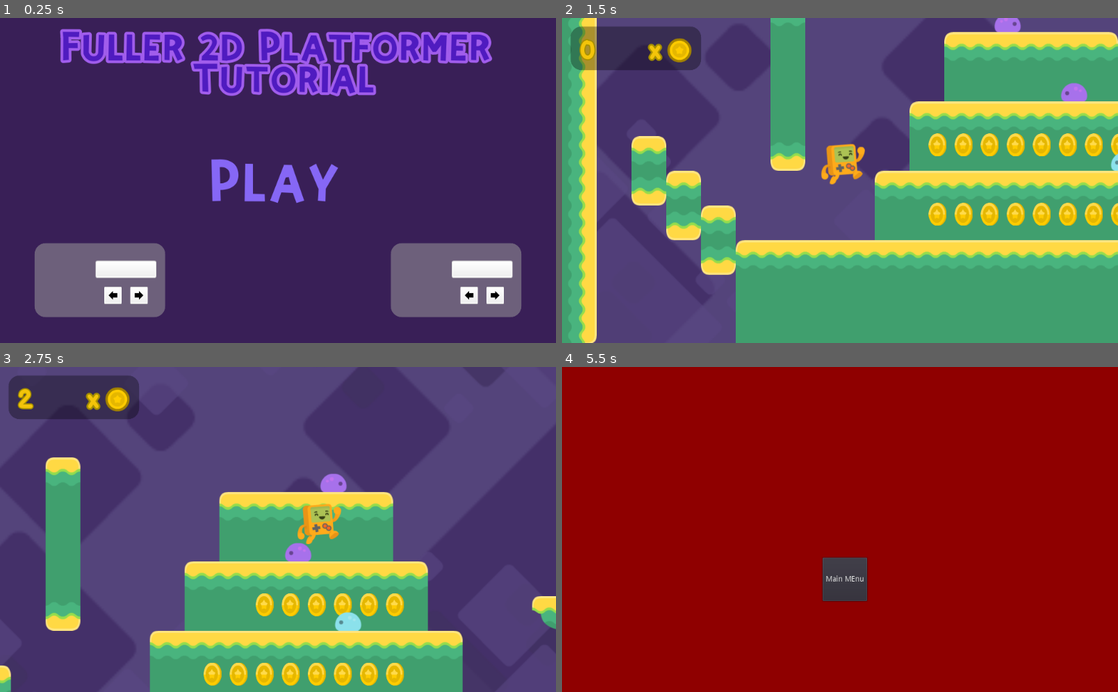
Above: before the commit, frames 1-4 (two rows, left to right).
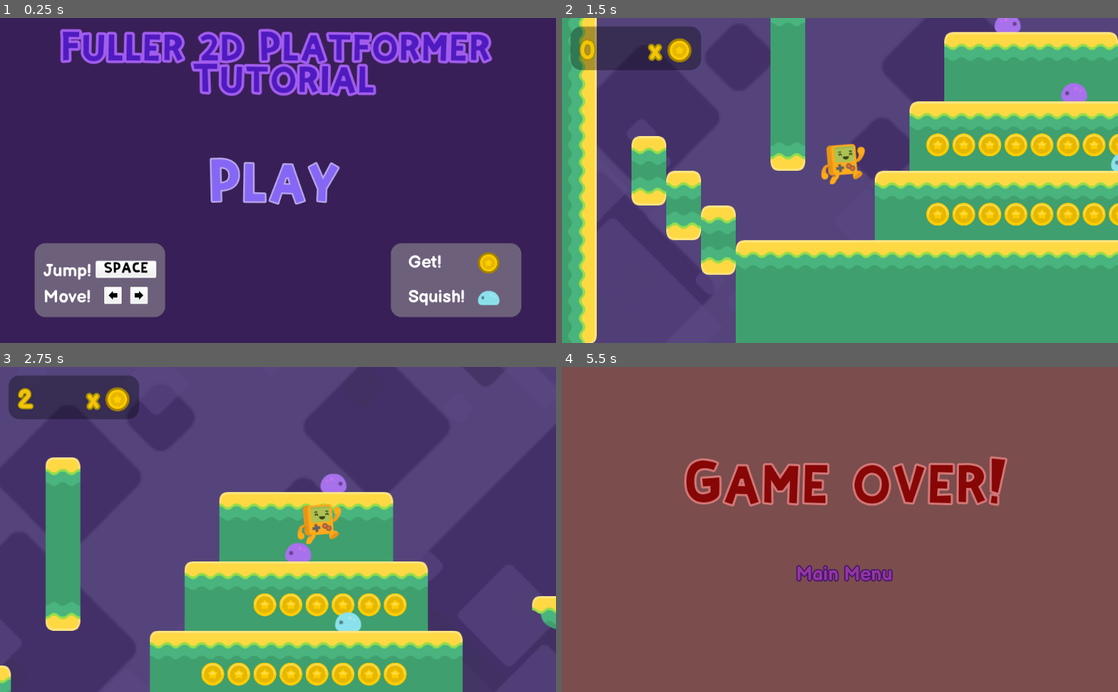
Above: after the commit, the same moments.

Repository: CrabbitSlater/Godot_2D_Tutorial_adv
Game: Godot game, scene res://Assets/TitleMenu.tscn
Same seed, same stepped clock (60 frames per second), same inputs: the game is played once before the commit and once after it.
Inputs:
- Up to frame 1 (0.25 s): no input
- Up to frame 2 (1.5 s): click "Play" at 0.5 s; hold D (player_right) from 1.28 s (still down); tap Space (player_jump) at 1.35 s
- Up to frame 3 (2.75 s): keep holding D (player_right); tap Space (player_jump) at 1.52, 1.82, 2.1, 2.27, 2.57 s
- Up to frame 4 (5.5 s): release D (player_right) at 2.78 s; hold A (player_left) 2.78-3.53 s; tap Space (player_jump) at 2.85, 3.6, 3.77, 4.07, 4.35, 4.52, 4.82, 5.1, 5.27 s; hold D (player_right) 3.53-5.03 s; hold A (player_left) from 5.03 s (still down)

The runs differ from the first frame. In frame 1, 2.6% of the frame differs, in the area x 7-93%, y 42-89%; in frame 2, 1.6%; in frame 3, 1.5%; in frame 4, 97%, in the area x 0-100%, y 0-100%.

Commit message:
Added audiostream players and hooked up music and sound FX, be careful of looping and needing to reimport- Also tidied up screens to be more presentable.  BornCG part 16, assets from kenny.nl

Diff:
--- a/Assets/Coin/Coin.gd
+++ b/Assets/Coin/Coin.gd
@@ -17,6 +17,7 @@
 	#WARNING- for best practice, shoud check that this method exists on other
 	#ßentity- or check gorup or class
 	emit_signal("coin_collected")
+	$SoundCoinCollect.play()
 
 
 
--- a/Assets/Coin/Coin.tscn
+++ b/Assets/Coin/Coin.tscn
@@ -1,7 +1,8 @@
-[gd_scene load_steps=6 format=2]
+[gd_scene load_steps=7 format=2]
 
 [ext_resource path="res://Assets/Coin/Coin_Spin_Anim_Frame.tres" type="SpriteFrames" id=1]
 [ext_resource path="res://Assets/Coin/Coin.gd" type="Script" id=2]
+[ext_resource path="res://Assets/Audio/sounds/powerUp2.ogg" type="AudioStream" id=3]
 
 [sub_resource type="Animation" id=2]
 resource_name = "Bounce"
@@ -53,7 +54,12 @@
 scale = Vector2( 0.5, 0.5 )
 frames = ExtResource( 1 )
 animation = "New Anim 1"
+frame = 2
 playing = true
+
+[node name="SoundCoinCollect" type="AudioStreamPlayer" parent="."]
+stream = ExtResource( 3 )
+volume_db = -5.0
 
 [connection signal="body_entered" from="." to="." method="_on_Coin_body_entered"]
 [connection signal="animation_finished" from="AnimationPlayer" to="." method="_on_AnimationPlayer_animation_finished"]
--- a/Assets/Enemy/Enemy.gd
+++ b/Assets/Enemy/Enemy.gd
@@ -50,6 +50,7 @@
 	#start timer for enemy cleanup
 	$Timer.start()
 	$AnimatedSprite.play("Squash")
+	$SoundSquash.play()
 	self.speed=0
 	#disable collisions by remiving self from layer and maslk
 	self.set_collision_layer_bit(4, false)
--- a/Assets/Enemy/Enemy.tscn
+++ b/Assets/Enemy/Enemy.tscn
@@ -1,7 +1,8 @@
-[gd_scene load_steps=6 format=2]
+[gd_scene load_steps=7 format=2]
 
 [ext_resource path="res://Assets/Enemy/Enemy.gd" type="Script" id=1]
 [ext_resource path="res://Assets/Enemy/Enemy_SpriteFrames.tres" type="SpriteFrames" id=2]
+[ext_resource path="res://Assets/Audio/sounds/pepSound2.ogg" type="AudioStream" id=3]
 
 [sub_resource type="RectangleShape2D" id=2]
 extents = Vector2( 20, 12.5 )
@@ -56,6 +57,10 @@
 wait_time = 0.7
 one_shot = true
 
+[node name="SoundSquash" type="AudioStreamPlayer" parent="."]
+stream = ExtResource( 3 )
+volume_db = -5.0
+
 [connection signal="body_entered" from="TopChecker" to="." method="_on_TopChecker_body_entered"]
 [connection signal="body_entered" from="SidesChecker" to="." method="_on_SidesChecker_body_entered"]
 [connection signal="timeout" from="Timer" to="." method="_on_Timer_timeout"]
--- a/Assets/GameOverScreen.tscn
+++ b/Assets/GameOverScreen.tscn
@@ -1,6 +1,19 @@
-[gd_scene load_steps=2 format=2]
+[gd_scene load_steps=6 format=2]
 
 [ext_resource path="res://GotoTitleButton.gd" type="Script" id=1]
+[ext_resource path="res://Assets/UI/Fonts/BalsamiqSans-Bold.ttf" type="DynamicFontData" id=2]
+[ext_resource path="res://Assets/UI/Fonts/KiriFont.ttf" type="DynamicFontData" id=3]
+
+[sub_resource type="DynamicFont" id=1]
+size = 35
+outline_size = 2
+outline_color = Color( 0.258824, 0.0705882, 0.415686, 1 )
+font_data = ExtResource( 2 )
+
+[sub_resource type="DynamicFont" id=2]
+size = 80
+outline_size = 4
+font_data = ExtResource( 3 )
 
 [node name="GameOverScreen" type="Control"]
 anchor_right = 1.0
@@ -9,16 +22,37 @@
 [node name="ColorRect" type="ColorRect" parent="."]
 margin_right = 1040.0
 margin_bottom = 608.0
-color = Color( 0.560784, 0, 0, 1 )
+color = Color( 0.482353, 0.301961, 0.301961, 1 )
 
 [node name="GotoTitleButton" type="Button" parent="."]
 anchor_right = 1.0
 anchor_bottom = 1.0
-margin_left = 480.0
+margin_left = 368.0
 margin_top = 352.0
-margin_right = -464.0
-margin_bottom = -168.0
-text = "Main MEnu"
+margin_right = -352.0
+margin_bottom = -184.0
+custom_colors/font_color = Color( 0.584314, 0.211765, 0.635294, 1 )
+custom_colors/font_color_hover = Color( 0.866667, 0.647059, 0.929412, 1 )
+custom_colors/font_color_pressed = Color( 0.156863, 0.0862745, 0.372549, 1 )
+custom_fonts/font = SubResource( 1 )
+text = "Main Menu"
+flat = true
 script = ExtResource( 1 )
 
+[node name="GameEverText" type="Label" parent="."]
+anchor_left = 0.5
+anchor_top = 0.373
+anchor_right = 0.5
+anchor_bottom = 0.373
+margin_left = -288.0
+margin_top = -79.8
+margin_right = 310.0
+margin_bottom = 80.2
+custom_colors/font_color = Color( 0.529412, 0.0235294, 0.0235294, 1 )
+custom_colors/font_outline_modulate = Color( 0.823529, 0.466667, 0.466667, 1 )
+custom_fonts/font = SubResource( 2 )
+text = "Game over!"
+align = 1
+valign = 1
+
 [connection signal="pressed" from="GotoTitleButton" to="GotoTitleButton" method="_on_GotoTitleButton_pressed"]
--- a/Assets/GameWinScreen.tscn
+++ b/Assets/GameWinScreen.tscn
@@ -1,6 +1,20 @@
-[gd_scene load_steps=2 format=2]
+[gd_scene load_steps=6 format=2]
 
 [ext_resource path="res://GotoTitleButton.gd" type="Script" id=1]
+[ext_resource path="res://Assets/UI/Fonts/BalsamiqSans-Bold.ttf" type="DynamicFontData" id=2]
+[ext_resource path="res://Assets/UI/Fonts/KiriFont.ttf" type="DynamicFontData" id=3]
+
+[sub_resource type="DynamicFont" id=1]
+size = 35
+outline_size = 3
+outline_color = Color( 0.513726, 0.25098, 0.807843, 1 )
+font_data = ExtResource( 2 )
+
+[sub_resource type="DynamicFont" id=2]
+size = 60
+outline_size = 3
+outline_color = Color( 0.0313726, 0.47451, 0.0666667, 1 )
+font_data = ExtResource( 3 )
 
 [node name="GameWinScreen" type="Control"]
 anchor_right = 1.0
@@ -13,11 +27,29 @@
 color = Color( 0.0784314, 0.776471, 0.45098, 1 )
 
 [node name="GotoTitleButton" type="Button" parent="."]
-margin_left = 336.0
-margin_top = 352.0
-margin_right = 704.0
-margin_bottom = 432.0
+margin_left = 400.0
+margin_top = 336.0
+margin_right = 656.0
+margin_bottom = 416.0
+custom_colors/font_color = Color( 0.823529, 0.388235, 1, 1 )
+custom_colors/font_color_hover = Color( 0.901961, 0.737255, 0.890196, 1 )
+custom_colors/font_color_pressed = Color( 0.215686, 0.0352941, 0.368627, 1 )
+custom_fonts/font = SubResource( 1 )
 text = "Main Menu"
+flat = true
 script = ExtResource( 1 )
 
+[node name="WinScreenText" type="Label" parent="."]
+anchor_right = 1.0
+anchor_bottom = 1.0
+margin_left = 368.0
+margin_top = 192.0
+margin_right = -312.0
+margin_bottom = -344.0
+custom_colors/font_color = Color( 0.0823529, 0.866667, 0.0784314, 1 )
+custom_fonts/font = SubResource( 2 )
+text = "You Win!"
+align = 1
+valign = 1
+
 [connection signal="pressed" from="GotoTitleButton" to="GotoTitleButton" method="_on_GotoTitleButton_pressed"]
--- a/Assets/Levels/Test_Level.tscn
+++ b/Assets/Levels/Test_Level.tscn
@@ -10,6 +10,7 @@
 [ext_resource path="res://Assets/UI/Fonts/BalsamiqSans-Bold.ttf" type="DynamicFontData" id=8]
 [ext_resource path="res://Assets/Levels/HUD.gd" type="Script" id=9]
 [ext_resource path="res://Assets/Enemy/Enemy.tscn" type="PackedScene" id=10]
+[ext_resource path="res://Assets/Audio/music/Retro Beat.ogg" type="AudioStream" id=11]
 
 [sub_resource type="RectangleShape2D" id=1]
 extents = Vector2( 224, 16 )
@@ -275,6 +276,11 @@
 [node name="Enemy3" parent="Enemies" instance=ExtResource( 10 )]
 position = Vector2( 784, 302 )
 detects_cliffs = false
+
+[node name="MusicLevel" type="AudioStreamPlayer" parent="."]
+stream = ExtResource( 11 )
+volume_db = -12.0
+autoplay = true
 
 [connection signal="body_entered" from="Fall_Zone" to="Steve" method="_on_Fall_Zone_body_entered"]
 [connection signal="coin_collected" from="Coin_Container/Coin" to="HUD" method="_on_coin_collected"]
--- a/Assets/Steve/Steve.gd
+++ b/Assets/Steve/Steve.gd
@@ -51,6 +51,7 @@
 	#check jump action for steve
 	if Input.is_action_just_pressed("player_jump") and is_on_floor():
 		velocity.y=jump_force
+		$SoundJump.play()
 
 	velocity = move_and_slide(velocity,Vector2.UP)
 	#move and slide returns an adjusted velocity! use this to reset y velocity to zero on floor
--- a/Assets/Steve/Steve.tscn
+++ b/Assets/Steve/Steve.tscn
@@ -1,7 +1,8 @@
-[gd_scene load_steps=4 format=2]
+[gd_scene load_steps=5 format=2]
 
 [ext_resource path="res://Assets/Steve/Steve_spriteframes.tres" type="SpriteFrames" id=1]
 [ext_resource path="res://Assets/Steve/Steve.gd" type="Script" id=2]
+[ext_resource path="res://Assets/Audio/sounds/jump1.ogg" type="AudioStream" id=3]
 
 [sub_resource type="CapsuleShape2D" id=1]
 radius = 26.0
@@ -26,4 +27,9 @@
 [node name="Timer" type="Timer" parent="."]
 one_shot = true
 
+[node name="SoundJump" type="AudioStreamPlayer" parent="."]
+stream = ExtResource( 3 )
+volume_db = -10.0
+pitch_scale = 1.28
+
 [connection signal="timeout" from="Timer" to="." method="_on_Timer_timeout"]
--- a/Assets/TitleMenu.tscn
+++ b/Assets/TitleMenu.tscn
@@ -1,9 +1,13 @@
-[gd_scene load_steps=8 format=2]
+[gd_scene load_steps=14 format=2]
 
 [ext_resource path="res://Assets/UI/UI_Img/grey_button04.png" type="Texture" id=1]
 [ext_resource path="res://Assets/UI/Fonts/KiriFont.ttf" type="DynamicFontData" id=2]
 [ext_resource path="res://Assets/PlayButton.gd" type="Script" id=3]
 [ext_resource path="res://Assets/UI/UI_Img/arrow-UP.png" type="Texture" id=4]
+[ext_resource path="res://Assets/Audio/music/Swinging Pants.ogg" type="AudioStream" id=5]
+[ext_resource path="res://Assets/UI/UI_Img/coin_gold.png" type="Texture" id=6]
+[ext_resource path="res://Assets/Enemy/Sprites/slimeBlue_blue.png" type="Texture" id=7]
+[ext_resource path="res://Assets/UI/Fonts/BalsamiqSans-Bold.ttf" type="DynamicFontData" id=8]
 
 [sub_resource type="DynamicFont" id=1]
 size = 55
@@ -18,8 +22,19 @@
 corner_radius_bottom_right = 20
 corner_radius_bottom_left = 20
 
+[sub_resource type="DynamicFont" id=4]
+size = 20
+outline_color = Color( 0, 0, 0, 1 )
+font_data = ExtResource( 2 )
+
+[sub_resource type="DynamicFont" id=5]
+size = 32
+font_data = ExtResource( 8 )
+
 [sub_resource type="DynamicFont" id=3]
 size = 80
+outline_size = 3
+outline_color = Color( 0.721569, 0.654902, 0.913725, 1 )
 font_data = ExtResource( 2 )
 
 [node name="TitleMenu" type="Control"]
@@ -62,6 +77,15 @@
 texture = ExtResource( 1 )
 expand = true
 
+[node name="Label2" type="Label" parent="PanelControls/Spacebar"]
+margin_right = 112.0
+margin_bottom = 32.0
+custom_colors/font_color = Color( 0, 0, 0, 1 )
+custom_fonts/font = SubResource( 4 )
+text = "SPACE"
+align = 1
+valign = 1
+
 [node name="LeftKey" type="TextureRect" parent="PanelControls"]
 margin_left = 128.0
 margin_top = 80.0
@@ -105,47 +129,61 @@
 margin_bottom = -40.2
 custom_styles/panel = SubResource( 2 )
 
-[node name="Spacebar" type="TextureRect" parent="PanelEnemies"]
-margin_left = 112.0
+[node name="CoinImg" type="TextureRect" parent="PanelEnemies"]
+margin_left = 160.0
+margin_top = 16.0
+margin_right = 200.0
+margin_bottom = 56.0
+texture = ExtResource( 6 )
+expand = true
+
+[node name="EnemyImg" type="TextureRect" parent="PanelEnemies"]
+margin_left = 160.0
+margin_top = 84.0
+margin_right = 200.0
+margin_bottom = 114.0
+texture = ExtResource( 7 )
+expand = true
+
+[node name="Label" type="Label" parent="PanelEnemies"]
+margin_left = 32.0
+margin_top = 16.0
+margin_right = 93.0
+margin_bottom = 55.0
+custom_fonts/font = SubResource( 5 )
+text = "Get!"
+align = 1
+valign = 1
+
+[node name="Label3" type="Label" parent="PanelEnemies"]
+margin_left = -640.0
 margin_top = 32.0
-margin_right = 224.0
-margin_bottom = 64.0
-texture = ExtResource( 1 )
-expand = true
-
-[node name="LeftKey" type="TextureRect" parent="PanelEnemies"]
-margin_left = 128.0
-margin_top = 80.0
-margin_right = 160.0
-margin_bottom = 112.0
-texture = ExtResource( 1 )
-expand = true
-
-[node name="TextureRect2" type="TextureRect" parent="PanelEnemies/LeftKey"]
-margin_left = 8.0
-margin_top = 24.0
-margin_right = 24.0
-margin_bottom = 40.0
-rect_rotation = -90.0
-texture = ExtResource( 4 )
-expand = true
-
-[node name="RightKey" type="TextureRect" parent="PanelEnemies"]
-margin_left = 176.0
-margin_top = 80.0
-margin_right = 208.0
-margin_bottom = 112.0
-texture = ExtResource( 1 )
-expand = true
-
-[node name="TextureRect" type="TextureRect" parent="PanelEnemies/RightKey"]
-margin_left = 24.0
-margin_top = 8.0
-margin_right = 40.0
-margin_bottom = 24.0
-rect_rotation = 90.0
-texture = ExtResource( 4 )
-expand = true
+margin_right = -579.0
+margin_bottom = 71.0
+custom_fonts/font = SubResource( 5 )
+text = "Jump!"
+align = 1
+valign = 1
+
+[node name="Label4" type="Label" parent="PanelEnemies"]
+margin_left = -640.0
+margin_top = 80.0
+margin_right = -552.0
+margin_bottom = 119.0
+custom_fonts/font = SubResource( 5 )
+text = "Move!"
+align = 1
+valign = 1
+
+[node name="Label2" type="Label" parent="PanelEnemies"]
+margin_left = 32.0
+margin_top = 80.0
+margin_right = 93.0
+margin_bottom = 119.0
+custom_fonts/font = SubResource( 5 )
+text = "Squish!"
+align = 1
+valign = 1
 
 [node name="PlayButton" type="Button" parent="."]
 margin_left = 352.0
@@ -160,4 +198,9 @@
 flat = true
 script = ExtResource( 3 )
 
+[node name="MusicTitleScreen" type="AudioStreamPlayer" parent="."]
+stream = ExtResource( 5 )
+volume_db = -10.0
+autoplay = true
+
 [connection signal="pressed" from="PlayButton" to="PlayButton" method="_on_PlayButton_pressed"]
Not shown, added: Assets/Audio/music/Retro Beat.ogg.import
Not shown, added: Assets/Audio/music/Swinging Pants.ogg.import
Not shown, added: Assets/Audio/sounds/confirmation_001.ogg.import
Not shown, added: Assets/Audio/sounds/confirmation_002.ogg.import
Not shown, added: Assets/Audio/sounds/error_007.ogg.import
Not shown, added: Assets/Audio/sounds/jingles_PIZZA07.ogg.import
Not shown, added: Assets/Audio/sounds/jump1.ogg.import
Not shown, added: Assets/Audio/sounds/minimize_001.ogg.import
Not shown, added: Assets/Audio/sounds/pepSound2.ogg.import
Not shown, added: Assets/Audio/sounds/pepSound4.ogg.import
Not shown, added: Assets/Audio/sounds/powerUp10.ogg.import
Not shown, added: Assets/Audio/sounds/powerUp12.ogg.import
(and 19 more such lines)
